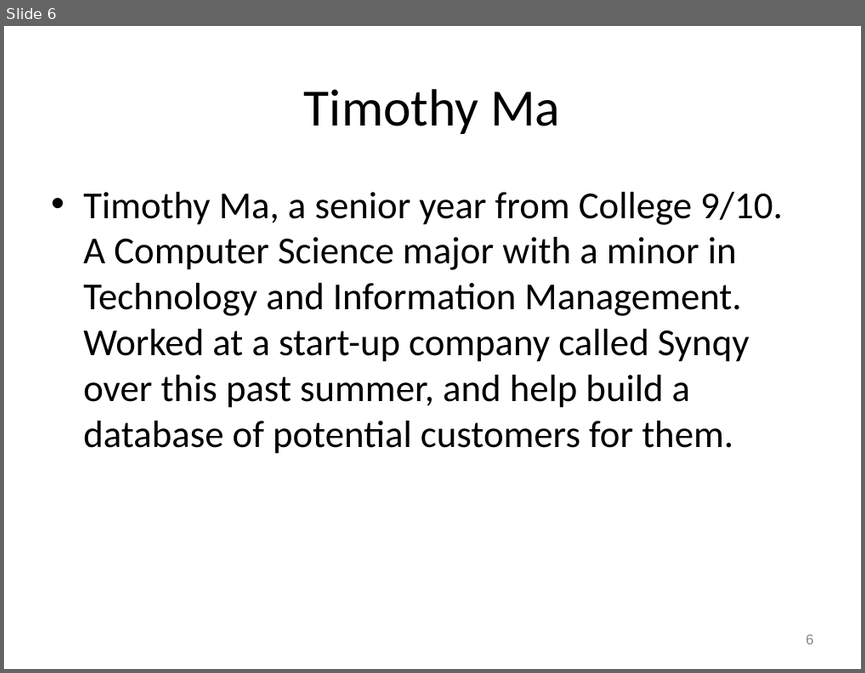
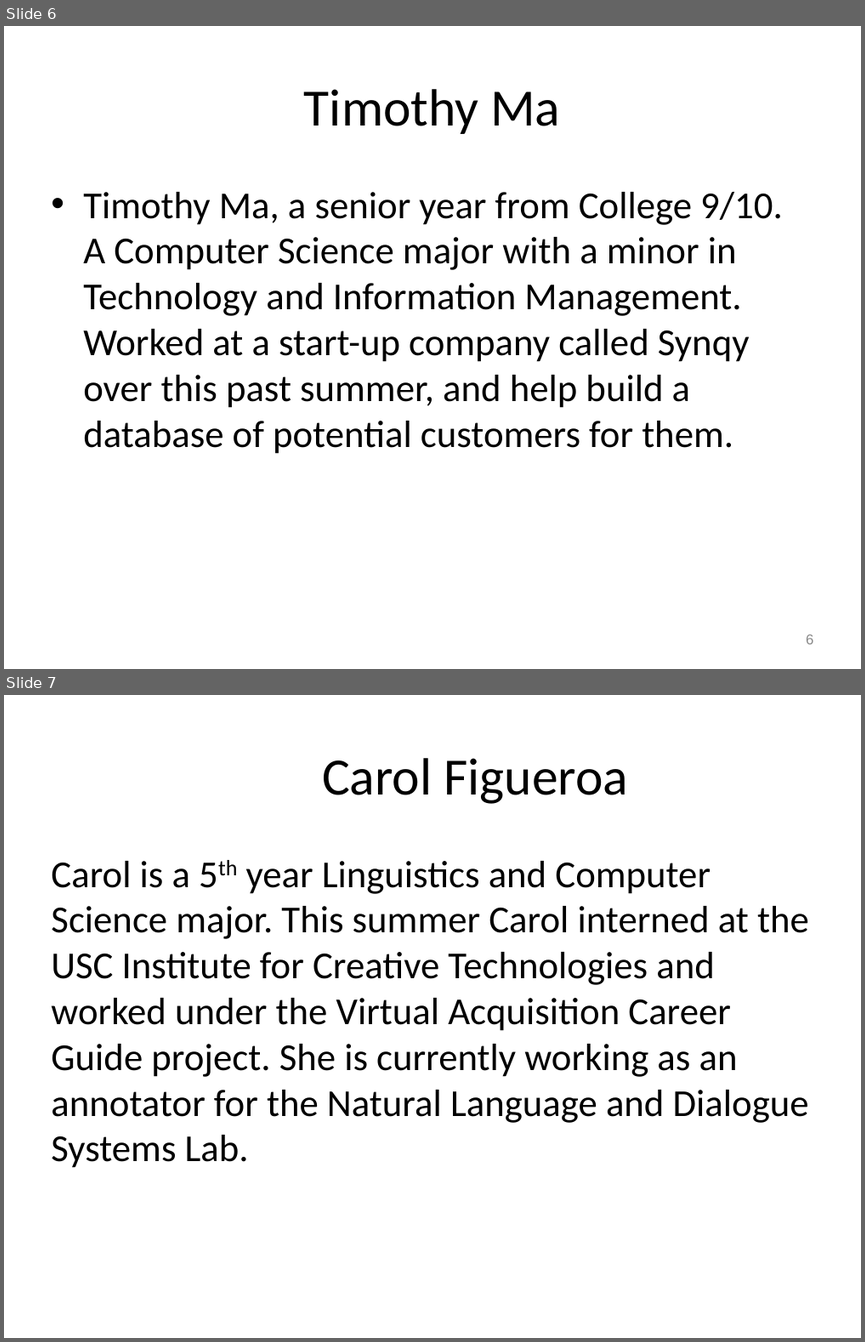
Before and after one commit to aljyu/CMPS-115, a slide deck: DRAFT-InitialPresentation.pptx. Shown one above the other, each under a label of ours: slide 6 before the commit, slides 6 and 7 after it. The pictures are 865x673 and 865x1342 pixels, drawn with LibreOffice and Linux fonts; fonts in the diff are those of the drawing. Boxes give left, top, right and bottom in pixels: in the first picture for what was removed or moved away, otherwise in the second. Text is boxed around its words. In the diff, an @@ line names an element or a change of style, - is before the commit and + after.

Commit message:
Carol's slide has been added

```diff
--- a/DRAFT-InitialPresentation.pptx
+++ b/DRAFT-InitialPresentation.pptx
@@ slide 7 added at (4,695,861,1338), background #FFFFFF @@
@@ title added at (322,758,628,804), 44 pt, text #000000 @@
+Carol Figueroa
@@ text added at (51,861,809,1168), 32 pt, text #000000 @@
+Carol is a 5th year Linguistics and Computer Science major. This summer Carol interned at the USC Institute for Creative Technologies and worked under the Virtual Acquisition Career Guide project. She is currently working as an annotator for the Natural Language and Dialogue Systems Lab.
```
